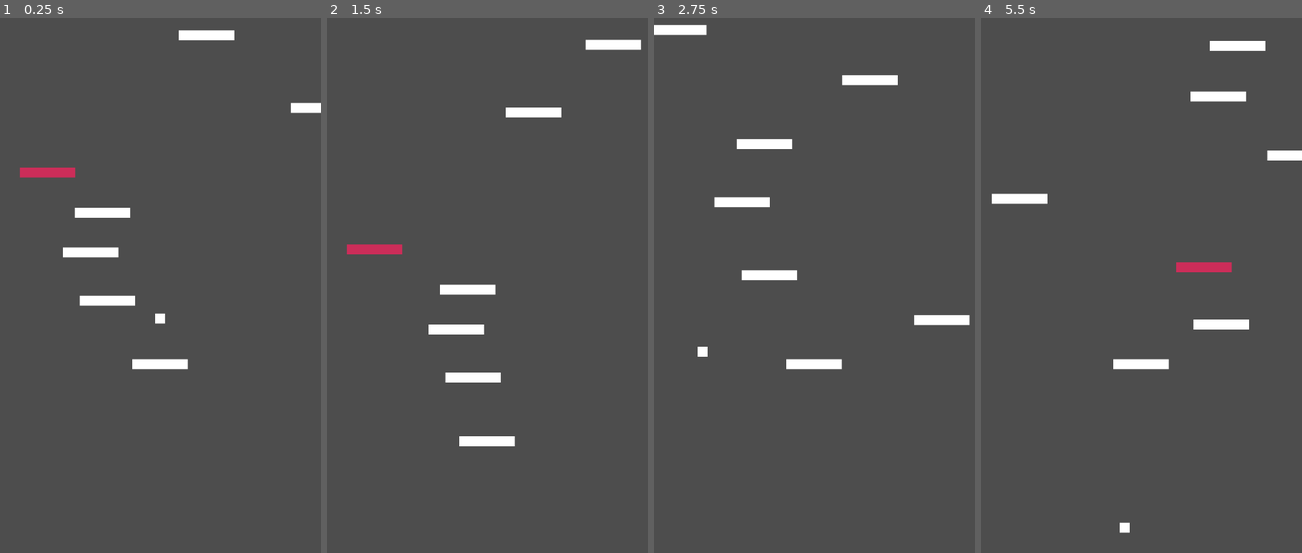
Above: before the commit, frames 1-4 (left to right).
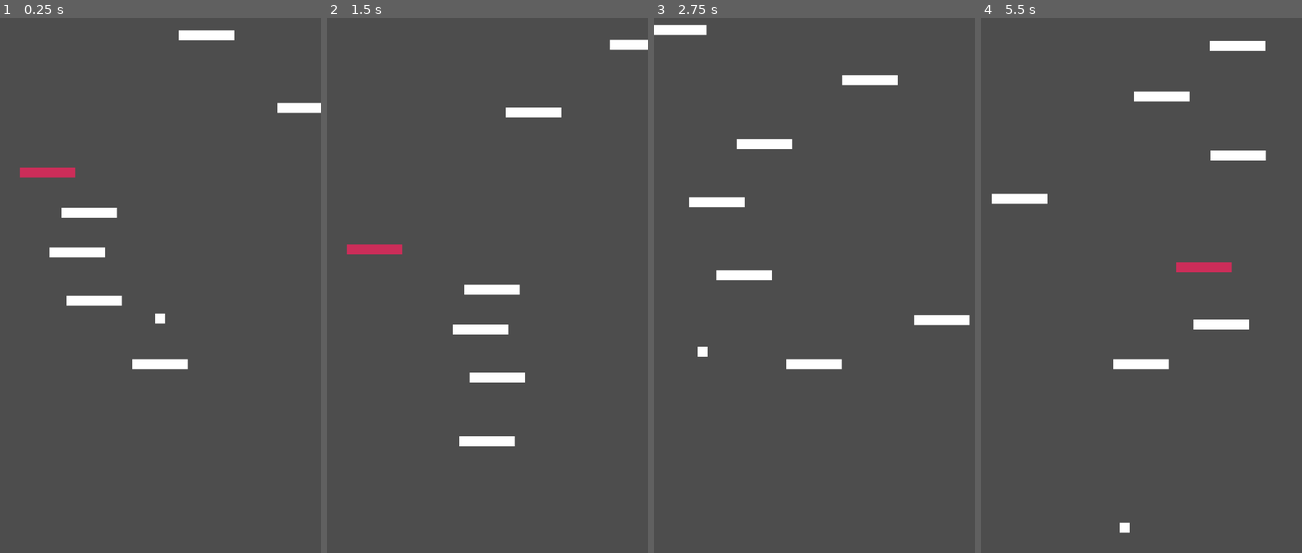
Above: after the commit, the same moments.

Repository: viteax/doodya-jump
Game: Godot game, scene res://main.tscn
Two runs of this game, one before a commit and one after it. Both use one fixed random seed, a clock stepped at 60 frames per second and the inputs below.
Inputs:
- Up to frame 1 (0.25 s): no input
- Up to frame 2 (1.5 s): hold Right (ui_right) from 0.53 s (still down)
- Up to frame 3 (2.75 s): release Right (ui_right) at 2.03 s; hold Left (ui_left) from 2.03 s (still down)
- Up to frame 4 (5.5 s): release Left (ui_left) at 2.78 s; hold Right (ui_right) 2.78-4.28 s; hold Left (ui_left) 4.28-5.03 s; hold Right (ui_right) from 5.03 s (still down)

The runs differ from the first frame. In frame 1, 0.6% of the frame differs, in the area x 15-91%, y 15-54%; in frame 2, 1.1%; in frame 3, 0.6%; in frame 4, 1.2%, in the area x 47-100%, y 13-27%.

Commit message:
Slow moving platforms

Diff:
--- a/platforms/moving_platform.tscn
+++ b/platforms/moving_platform.tscn
@@ -20,6 +20,7 @@
 
 [sub_resource type="Animation" id="Animation_hbpgk"]
 resource_name = "move"
+length = 2.0
 loop_mode = 2
 tracks/0/type = "value"
 tracks/0/imported = false
@@ -28,7 +29,7 @@
 tracks/0/interp = 1
 tracks/0/loop_wrap = true
 tracks/0/keys = {
-"times": PackedFloat32Array(0, 1),
+"times": PackedFloat32Array(0, 2),
 "transitions": PackedFloat32Array(1, 1),
 "update": 0,
 "values": [Vector2(0, 0), Vector2(245, 0)]
